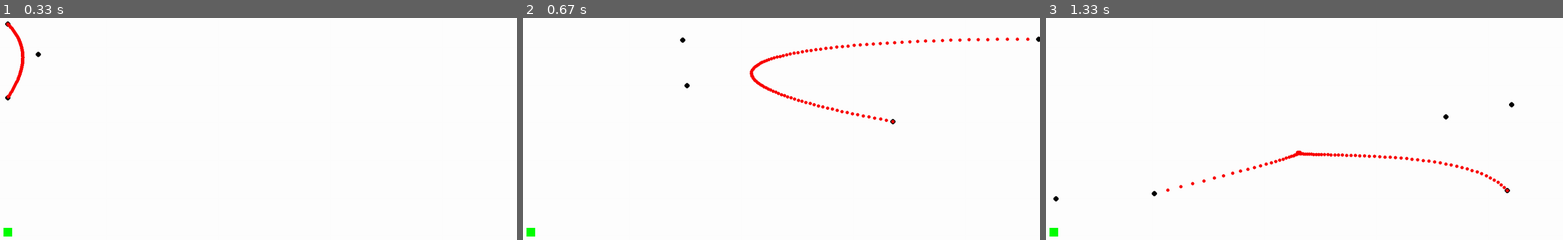
Above: before the commit, frames 1-3 (left to right).
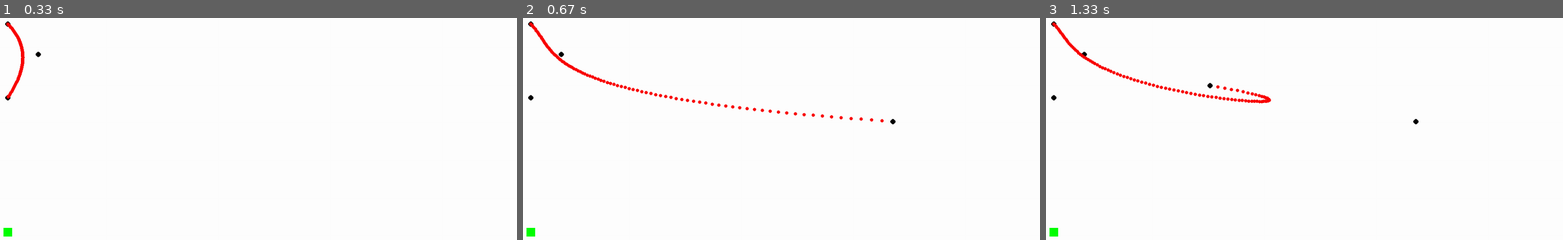
Above: after the commit, the same moments.

Repository: AuslinD/BezierCurves
Game: pygame game, started from RunPyGame.py
Same seed, same stepped clock (60 frames per second), same inputs: the game is played once before the commit and once after it.
Inputs (mouse positions are in pixels of both pictures, inside the frame that each line leads up to):
- Up to frame 1 (0.33 s): no input
- Up to frame 2 (0.67 s): click (528, 231) at 0.38 s
- Up to frame 3 (1.33 s): click (1051, 231) at 0.72 s

Frame 1 is identical in both runs. In frame 2, 1.7% of the frame differs, in the area x 1-100%, y 1-48%; in frame 3, 1.6%.

Commit message:
QOL add button

Diff:
--- a/RunPyGame.py
+++ b/RunPyGame.py
@@ -93,12 +93,11 @@
 
 def update_points():
     global point_count, points
-    points = []
     print(point_count)
-    for i in range(point_count):
+    while point_count > len(points):
         newPoint = (random.randint(0, screen.get_width()), random.randint(0, screen.get_height()))
         points.append(newPoint)
-        print(points)
+        #print(points)
 """
     if point_count > len(points):
         points.append((250, 250))
